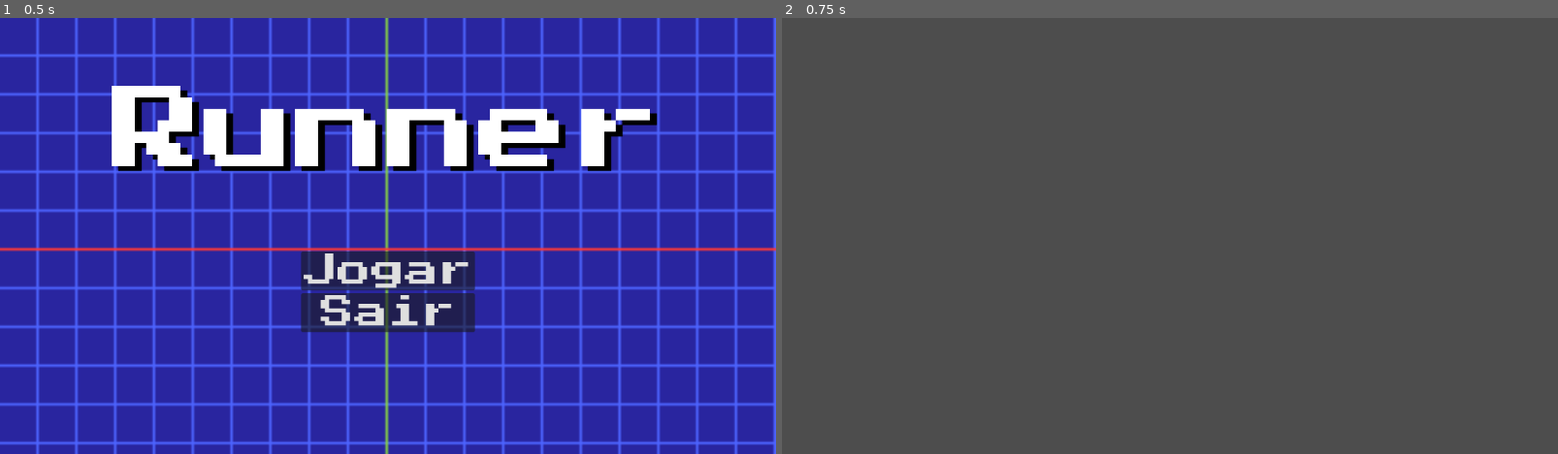
Above: before the commit, frames 1-2 (left to right).
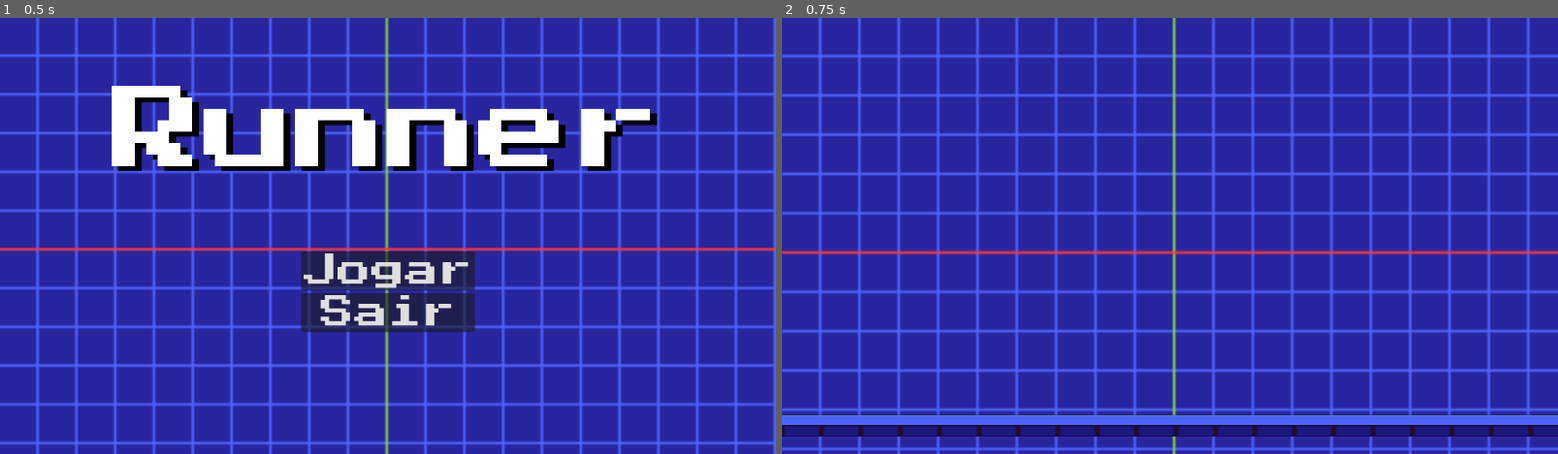
Above: after the commit, the same moments.

Repository: Samis-1/Runner
Game: Godot game, scene res://menu.tscn
Same seed, same stepped clock (60 frames per second), same inputs: the game is played once before the commit and once after it.
Inputs:
- Up to frame 1 (0.5 s): no input
- Up to frame 2 (0.75 s): click "Jogar" at 0.5 s

Frame 1 is identical in both runs. In frame 2, 100% of the frame differs, in the area x 0-100%, y 0-100%.

Commit message:
Fundo e chão

Diff:
--- a/jogo.tscn
+++ b/jogo.tscn
@@ -1,5 +1,33 @@
 [gd_scene format=3 uid="uid://c30q2pg4uaasw"]
+
+[ext_resource type="Texture2D" uid="uid://bs6cjr3ujv4tl" path="res://Assets Godot Runner/Assets Godot Runner/background.png" id="1_evvns"]
+[ext_resource type="Texture2D" uid="uid://cttdpgdvfy2xu" path="res://Assets Godot Runner/Assets Godot Runner/foreground.png" id="2_yq54j"]
+
+[sub_resource type="RectangleShape2D" id="RectangleShape2D_1ap6j"]
+size = Vector2(1295, 35)
 
 [node name="Jogo" type="Node2D" unique_id=1032477335]
 
 [node name="Fundo" type="Sprite2D" parent="." unique_id=664587866]
+scale = Vector2(3.65, 3.65)
+texture = ExtResource("1_evvns")
+centered = false
+
+[node name="Fundo2" type="Sprite2D" parent="." unique_id=951377494]
+centered = false
+
+[node name="Chão" type="Sprite2D" parent="." unique_id=780510831]
+position = Vector2(0, 574)
+scale = Vector2(3.6562498, 1)
+texture = ExtResource("2_yq54j")
+centered = false
+
+[node name="Chão2" type="Sprite2D" parent="." unique_id=634590183]
+centered = false
+
+[node name="Chão_Fisico" type="StaticBody2D" parent="." unique_id=682890929]
+position = Vector2(15, -1)
+
+[node name="Corpo_chão" type="CollisionShape2D" parent="Chão_Fisico" unique_id=850778945]
+position = Vector2(630, 640)
+shape = SubResource("RectangleShape2D_1ap6j")
